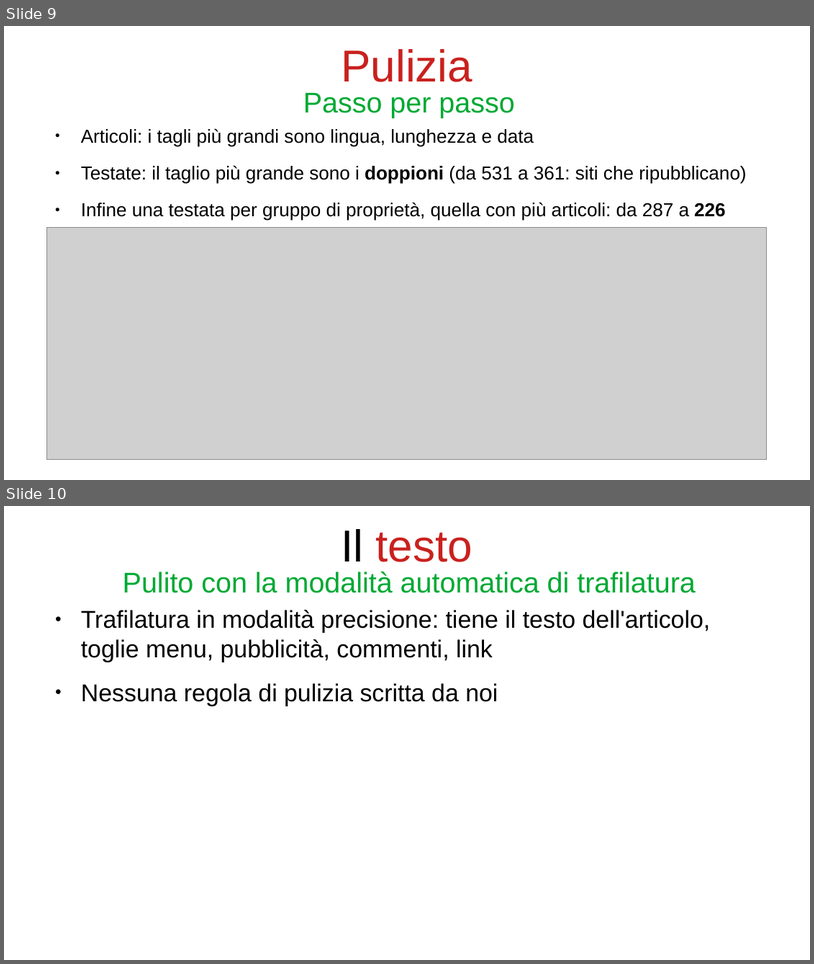
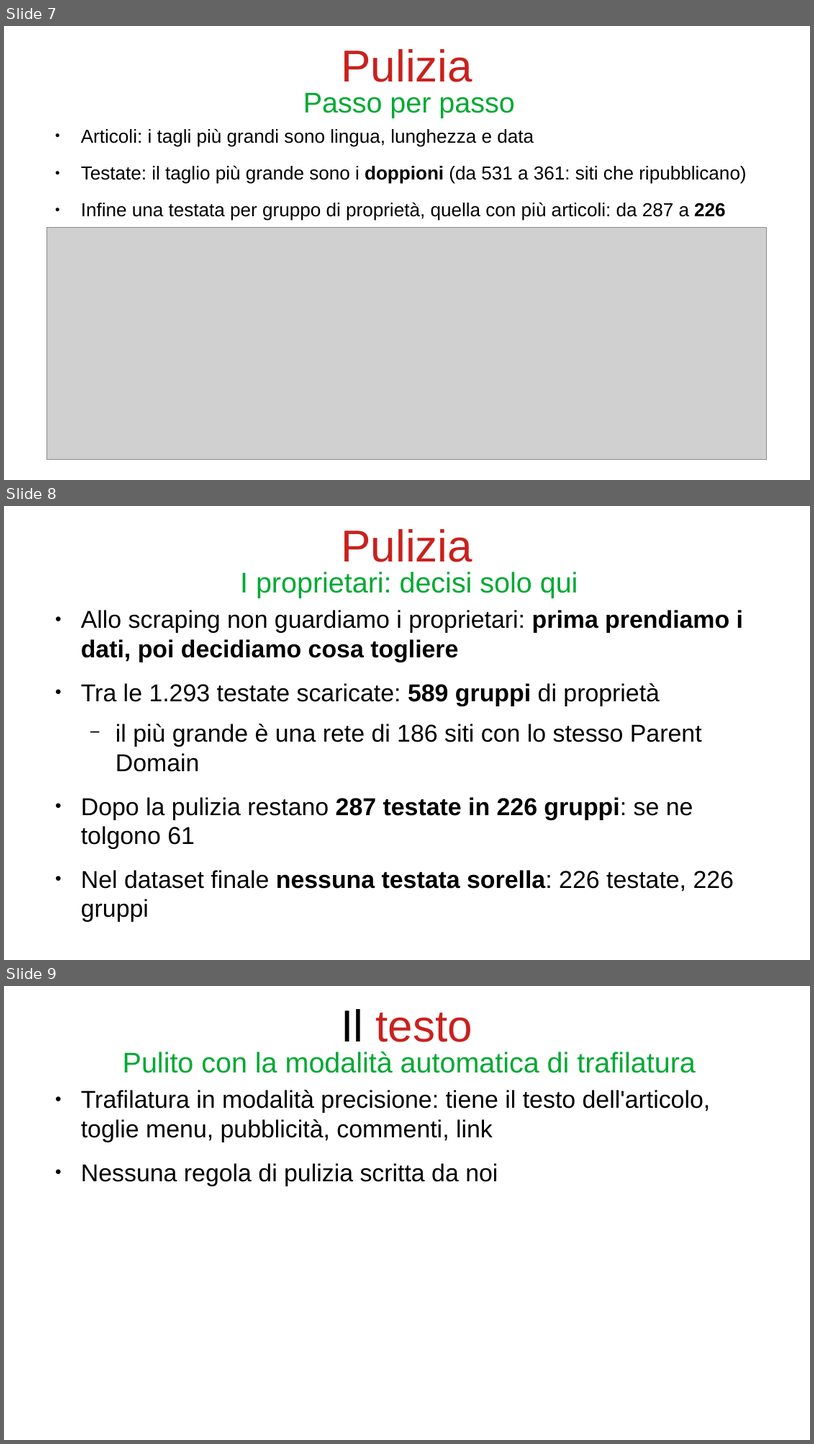
Before and after one commit to bianchi-john/PublisherClassification, a slide deck: Presentazioni/Stato finale/FinalState.odp. Shown one above the other, each under a label of ours: slides 9 and 10 before the commit, slides 7, 8 and 9 after it. The pictures are 814x964 and 814x1444 pixels, drawn with LibreOffice and Linux fonts; fonts in the diff are those of the drawing; grey boxes stand for pictures. Boxes give left, top, right and bottom in pixels: in the first picture for what was removed or moved away, otherwise in the second. Text is boxed around its words. In the diff, an @@ line names an element or a change of style, - is before the commit and + after.

```diff
--- a/Presentazioni/Stato finale/FinalState.odp
+++ b/Presentazioni/Stato finale/FinalState.odp
@@ slide 8 added at (x1=4, y1=506, x2=810, y2=960), background #FFFFFF @@
@@ title added at (x1=341, y1=529, x2=473, y2=562), 44 pt, text #C9211E @@
+Pulizia
@@ title added at (x1=240, y1=572, x2=579, y2=598), 28 pt, text #00A933 @@
+I proprietari: decisi solo qui
@@ text added at (x1=81, y1=610, x2=743, y2=921), 24 pt, text #000000 @@
+● Allo scraping non guardiamo i proprietari: prima prendiamo i dati, poi decidiamo cosa togliere
+● Tra le 1.293 testate scaricate: 589 gruppi di proprietà
+  − il più grande è una rete di 186 siti con lo stesso Parent Domain
+● Dopo la pulizia restano 287 testate in 226 gruppi: se ne tolgono 61
+● Nel dataset finale nessuna testata sorella: 226 testate, 226 gruppi
@@ what was slide 9 is now slide 7 @@
@@ what was slide 10 is now slide 9 @@
```
Also in this commit, not shown: 5 slides changed, 36 other slides added, 7 slides removed, 38 other files.
